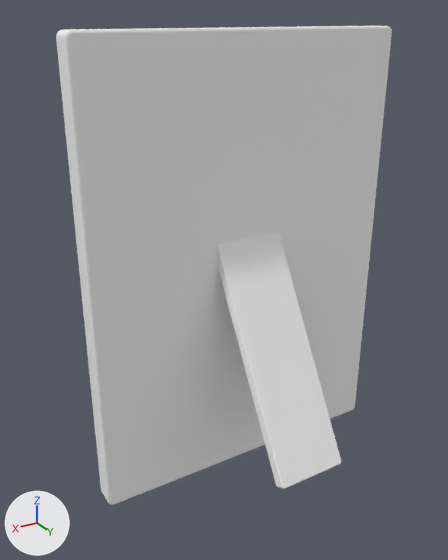
The glTF model public/models/sku/068-v1.glb: old version first, new version second.
Before and after are seen from a 50 mm lens placed at (0.1057, 0.164, 0.0788), pointed at (0.0143, 0.0117, 0.0026). Arrows for +X, +Y and +Z are at lower left; the lights stay in place. The picture after the commit comes second. Where no turn or scale is listed for an object, it has been applied to the vertices.

Objects in the first picture: 'Fotoschild mit Aufsteller', 'Rückseitiger Aufsteller'.
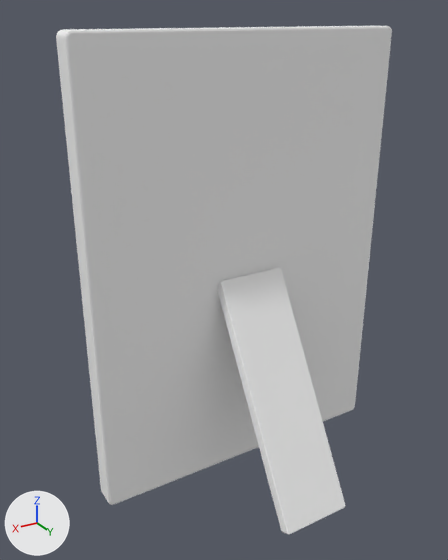
The edits, one by one:
Object 'Rückseitiger Aufsteller' (ob_rückseitiger_aufsteller) moves from (0.0, 0.021, -0.022) to (0.0, 0.0248, -0.0375).

Changed parts and their boxes (x1, y1, x2, y2) in the pictures (448 x 560 px):
'Rückseitiger Aufsteller', moved: before (218, 232, 341, 489); after (218, 268, 345, 535)
